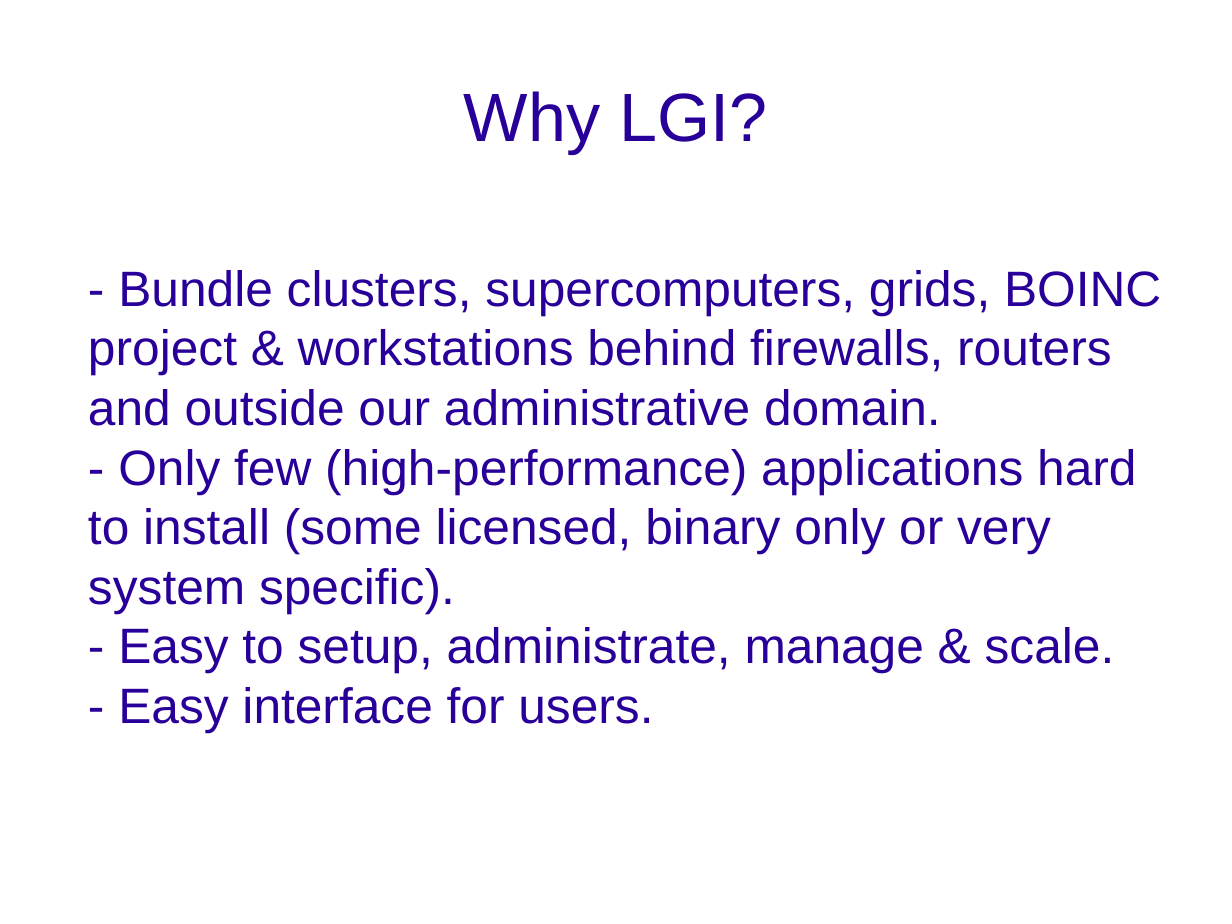
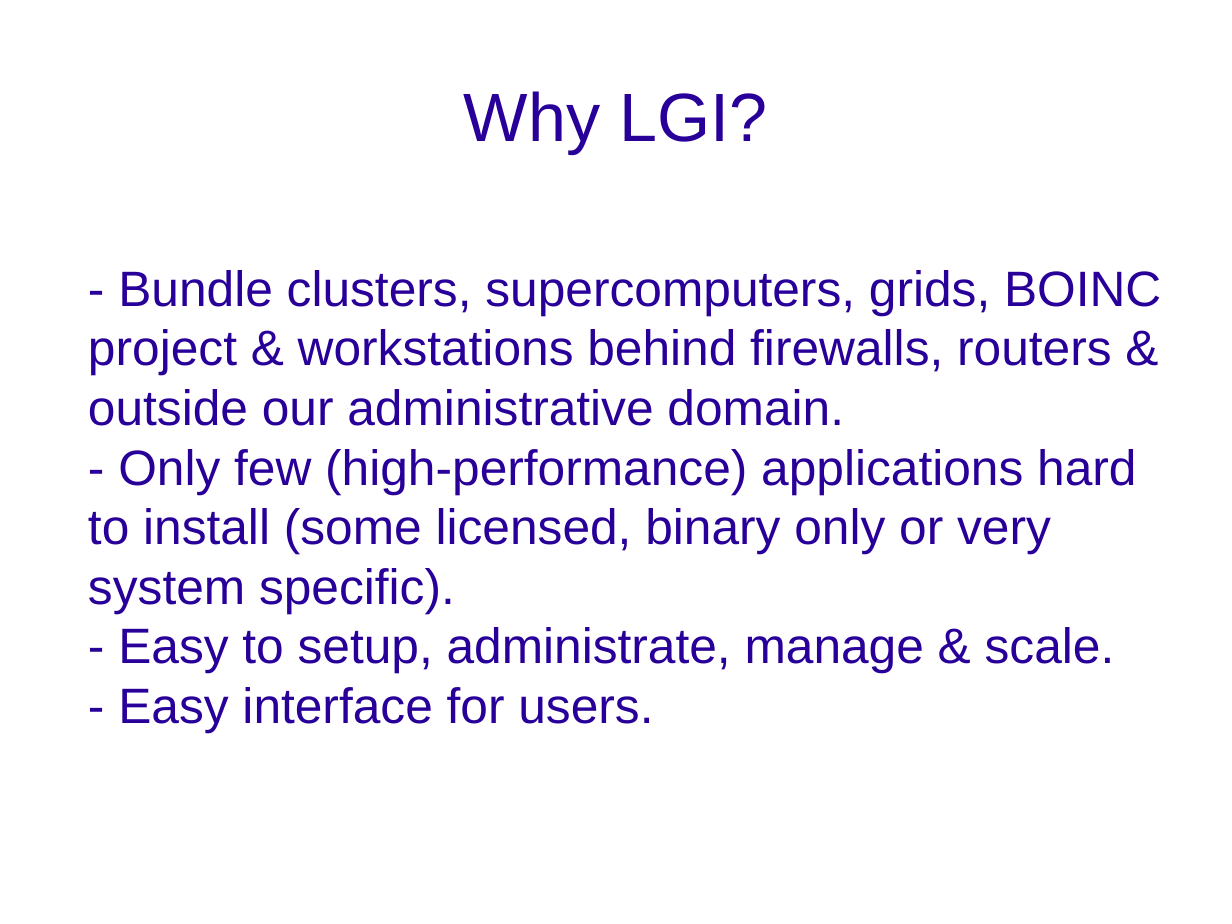
Before and after one commit to wvengen/LGI, a slide deck: slide 3 of docs/LGI_presentation_2010.odp. Drawn at 1232x924 pixels with LibreOffice and Linux fonts; fonts in the diff are those of the drawing; background and template pictures are left out. Boxes give left, top, right and bottom in pixels: in the first picture for what was removed or moved away, otherwise in the second. Text is boxed around its words. In the diff, an @@ line names an element or a change of style, - is before the commit and + after.

```diff
--- a/docs/LGI_presentation_2010.odp
+++ b/docs/LGI_presentation_2010.odp
@@ subtitle at (88, 270, 1161, 426): text changed @@
-- Bundle clusters, supercomputers, grids, BOINC project & workstations behind firewalls, routers and outside our administrative domain.
+- Bundle clusters, supercomputers, grids, BOINC project & workstations behind firewalls, routers & outside our administrative domain.
```
Also in this commit, not shown: 6 other slides changed, 3 other files.
